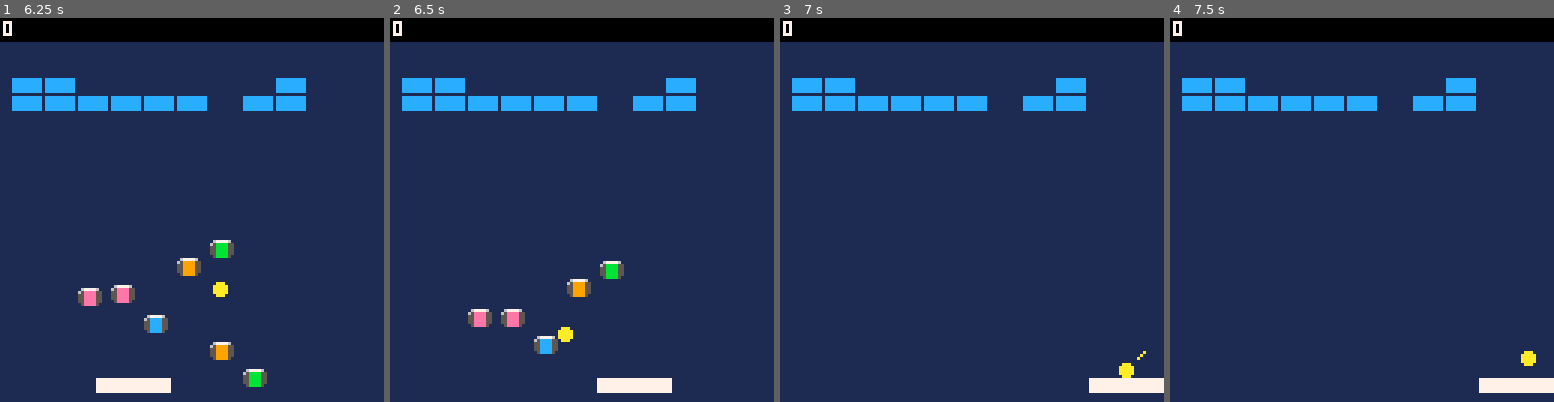
Above: before the commit, frames 1-4 (left to right).
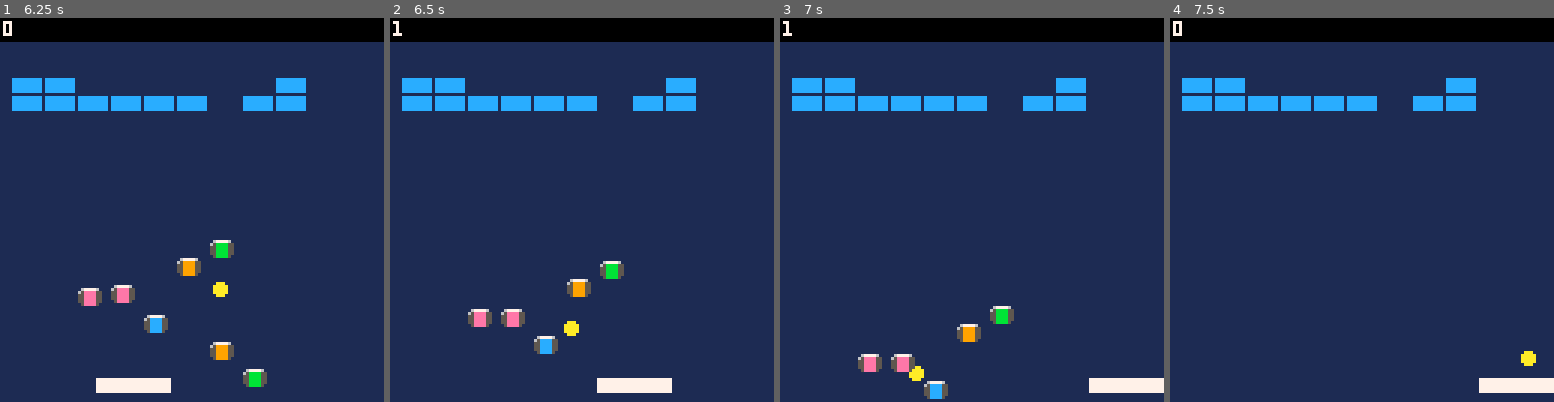
Above: after the commit, the same moments.

Repository: ivanarellano/pico8-doodles
Game: PICO-8 cartridge breakout/breakout.p8
Two runs of this game, one before a commit and one after it. Both use one fixed random seed, a clock stepped at 60 frames per second and the inputs below.
Inputs:
- Up to frame 1 (6.25 s): tap X (X key) at 0.33, 1.07, 1.85, 2.97, 4.08, 5.2 s; hold Right 1.6-2.1 s; hold Right 2.47-3.03 s; hold Left 3.08-3.58 s; hold Right 4.02-4.68 s; hold Left 5.08-5.68 s; hold Right from 6.08 s (still down)
- Up to frame 2 (6.5 s): keep holding Right; tap X (X key) at 6.32 s
- Up to frame 3 (7 s): release Right at 6.58 s; hold Right from 6.63 s (still down)
- Up to frame 4 (7.5 s): release Right at 7.13 s; tap X (X key) at 7.43 s

Frame 1 is identical in both runs. In frame 2, 0.2% of the frame differs, in the area x 0-50%, y 0-85%; in frame 3, 1.7%, in the area x 0-96%, y 0-100%; in frame 4, nothing differs.

Commit message:
Add slowdown to breakout

Diff:
--- a/breakout/breakout.p8
+++ b/breakout/breakout.p8
@@ -473,10 +473,15 @@
 		return
 	end
 
+	if powerup==1 then
 	-- calculate next pos
 	-- before applying to ball
-	nextx = ball_x + ball_dx
-	nexty = ball_y + ball_dy
+		nextx = ball_x + (ball_dx/2)
+		nexty = ball_y + (ball_dy/2)
+	else
+		nextx = ball_x + ball_dx
+		nexty = ball_y + ball_dy
+	end
 
 	if nextx>124 or nextx<3 then
 		nextx=mid(0,nextx,127) --clamp
@@ -576,11 +581,11 @@
 	if p==1 then
 		--slowdown
 		powerup=1
-		powerup_t=0
+		powerup_t=900
 	elseif p==2 then
 		--life
 		powerup=2
-		powerup_t=0
+		powerup_t=900
 		lives+=1
 	elseif p==3 then
 		--catch
@@ -597,11 +602,11 @@
 	elseif p==6 then
 		--megaball
 		powerup=6
-		powerup_t=0
+		powerup_t=900
 	elseif p==7 then
 		--multiball
 		powerup=7
-		powerup_t=0
+		powerup_t=900
 	end
 end
 
